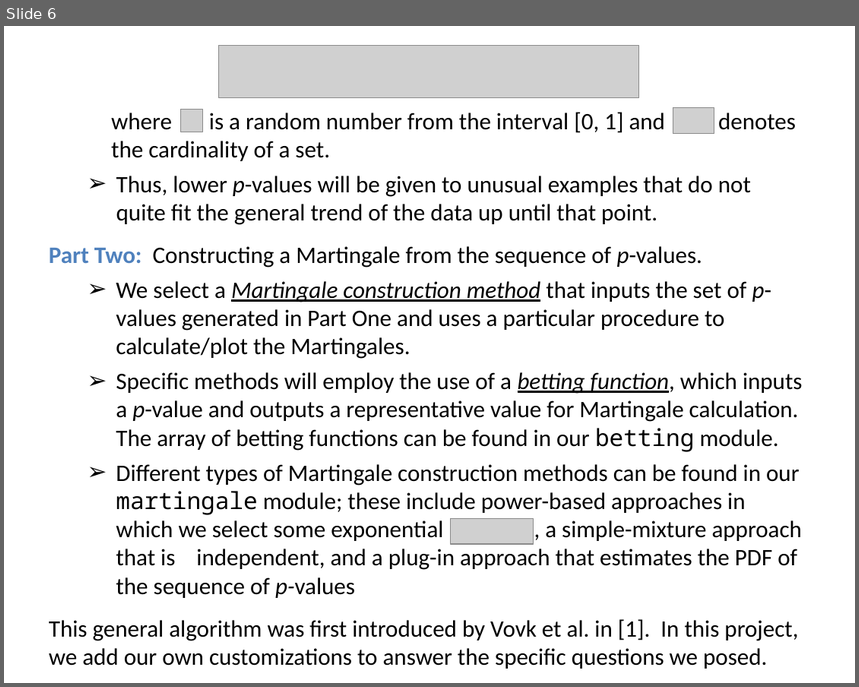
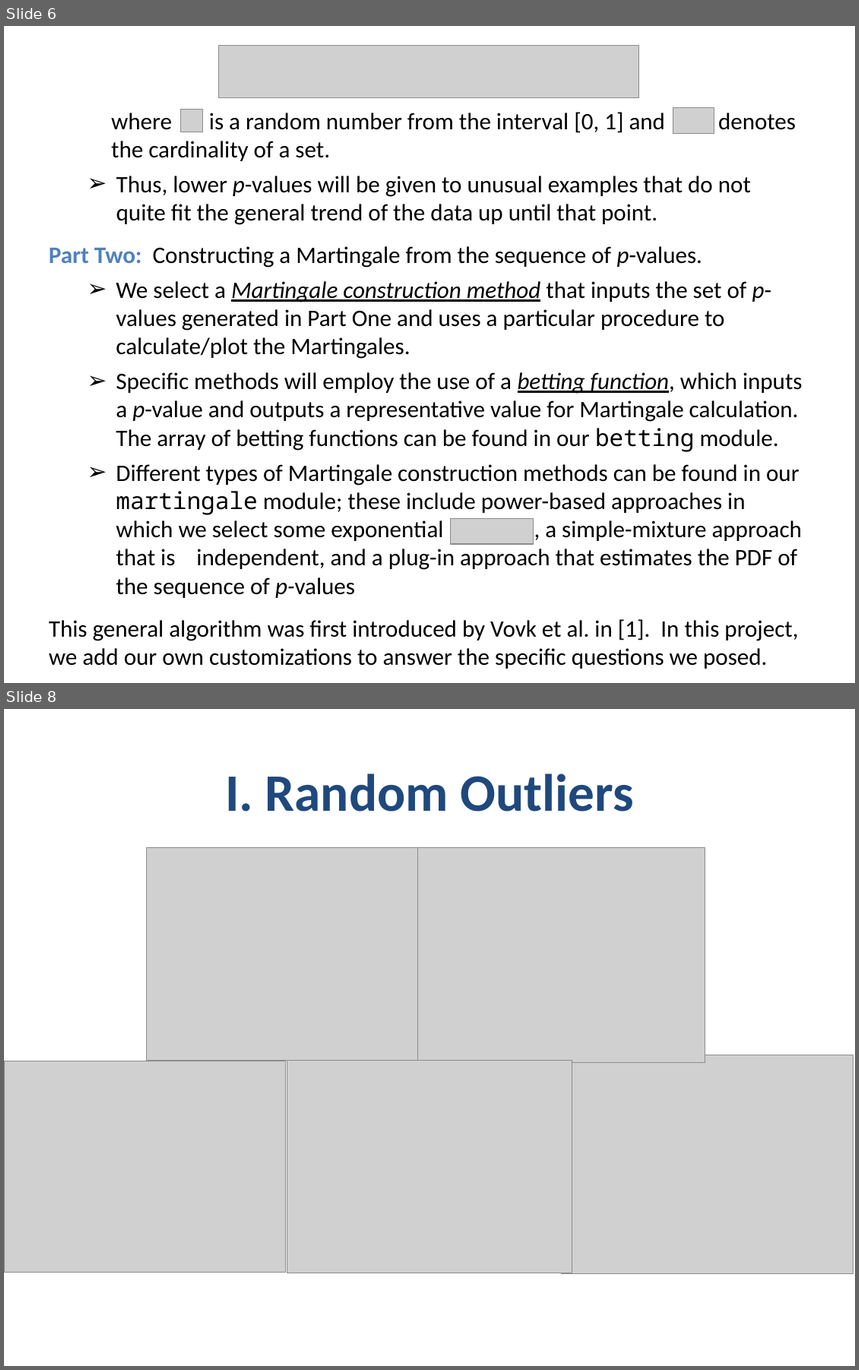
Before and after one commit to al5250/cs109a_project, a slide deck: slides.pptx. Shown one above the other, each under a label of ours: slide 6 before the commit, slides 6 and 8 after it; the slides between them are not shown. The pictures are 859x687 and 859x1370 pixels, drawn with LibreOffice and Linux fonts; fonts in the diff are those of the drawing; grey boxes stand for pictures; background and template pictures are left out. Boxes give left, top, right and bottom in pixels: in the first picture for what was removed or moved away, otherwise in the second. Text is boxed around its words. In the diff, an @@ line names an element or a change of style, - is before the commit and + after.

```diff
--- a/slides.pptx
+++ b/slides.pptx
@@ slide 8 added at (x1=4, y1=709, x2=855, y2=1366), background #FFFFFF @@
@@ title added at (x1=225, y1=774, x2=633, y2=812), 49 pt, text #1F497D, bold @@
+I. Random Outliers
@@ picture added at (x1=146, y1=847, x2=430, y2=1060) @@
@@ picture added at (x1=418, y1=847, x2=704, y2=1062) @@
@@ picture added at (x1=4, y1=1062, x2=286, y2=1273) @@
@@ picture added at (x1=287, y1=1060, x2=572, y2=1274) @@
@@ picture added at (x1=561, y1=1056, x2=853, y2=1274) @@
```
Also in this commit, not shown: 2 slides changed, 9 other slides added, 1 slide removed.
